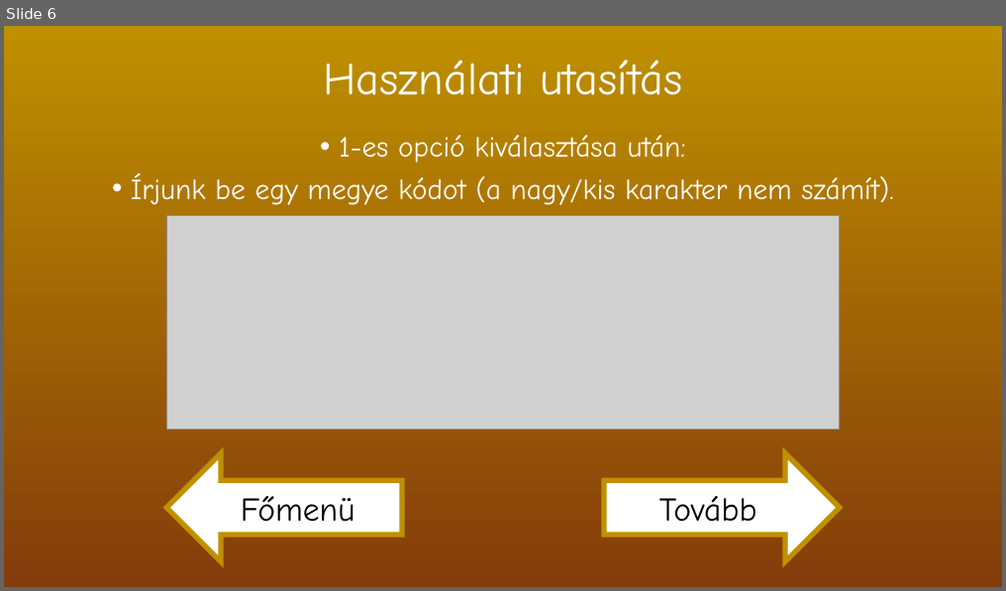
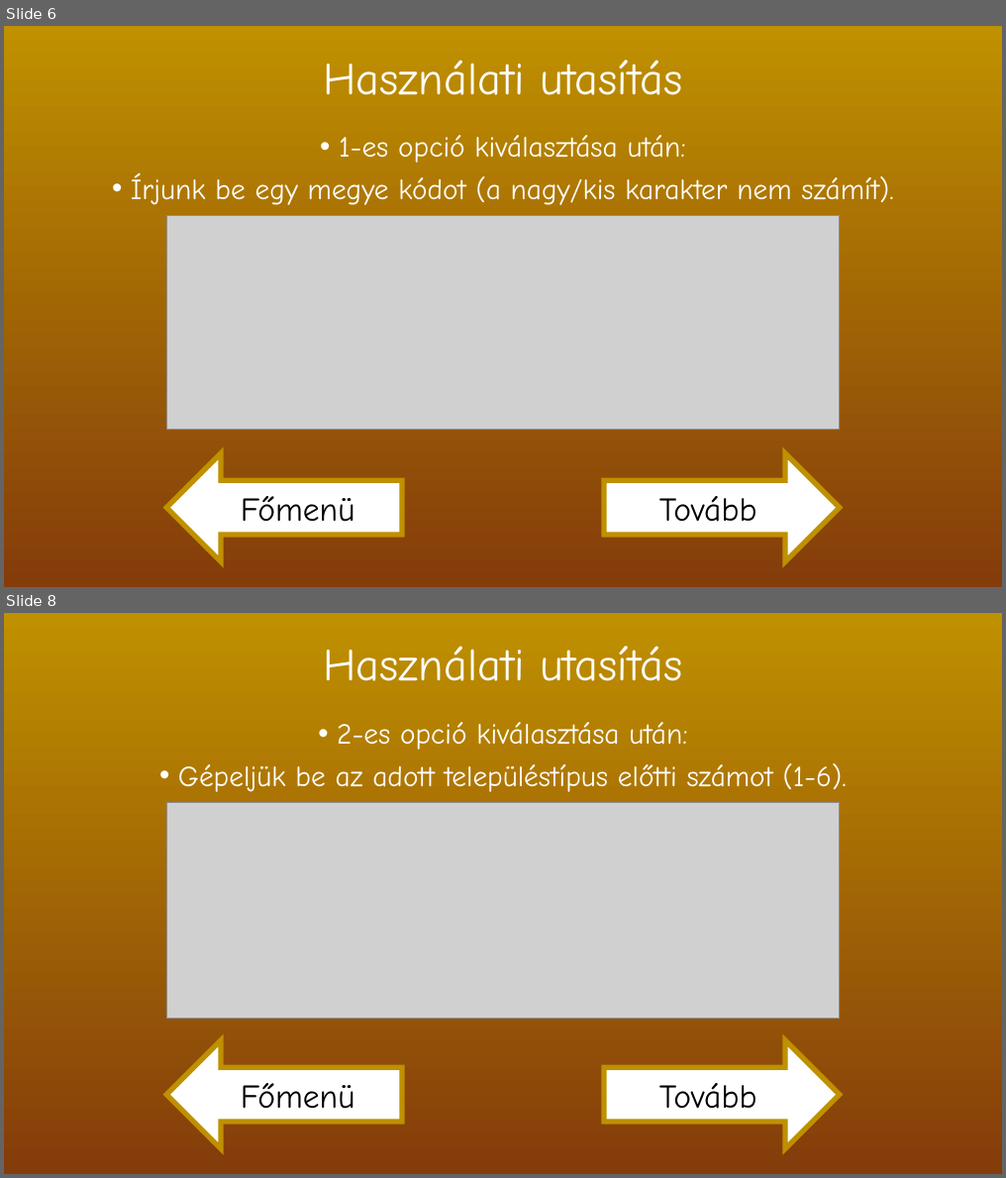
Before and after one commit to boying1819/N-psz-ml-l-s_projekjte, a slide deck: Népességszámlálás 2025.pptx. Shown one above the other, each under a label of ours: slide 6 before the commit, slides 6 and 8 after it; the slides between them are not shown. The pictures are 1006x591 and 1006x1178 pixels, drawn with LibreOffice and Linux fonts; fonts in the diff are those of the drawing; grey boxes stand for pictures. Boxes give left, top, right and bottom in pixels: in the first picture for what was removed or moved away, otherwise in the second. Text is boxed around its words. In the diff, an @@ line names an element or a change of style, - is before the commit and + after.

```diff
--- a/Népességszámlálás 2025.pptx
+++ b/Népességszámlálás 2025.pptx
@@ slide 8 added at (x1=4, y1=613, x2=1002, y2=1174), background gradient #BF9000 to #843C0B @@
@@ title added at (x1=323, y1=646, x2=682, y2=681), 44 pt, text #FFFFFF @@
+Használati utasítás
@@ text added at (x1=178, y1=722, x2=846, y2=792), 28 pt, text #FFFFFF @@
+• 2-es opció kiválasztása után:
+• Gépeljük be az adott településtípus előtti számot (1-6).
@@ picture added at (x1=166, y1=802, x2=840, y2=1017) @@
@@ picture added at (x1=166, y1=805, x2=840, y2=1019) @@
@@ picture added at (x1=166, y1=802, x2=840, y2=1019) @@
@@ left arrow added at (x1=166, y1=1041, x2=402, y2=1149), fill #FFFFFF, outline #843C0B 5 pt, 32 pt, text #000000 @@
+Főmenü
@@ left arrow added at (x1=604, y1=1041, x2=840, y2=1149), fill #FFFFFF, outline #843C0B 5 pt, 32 pt, text #000000 @@
+Tovább
```
Also in this commit, not shown: 2 slides changed, 2 other slides added.
